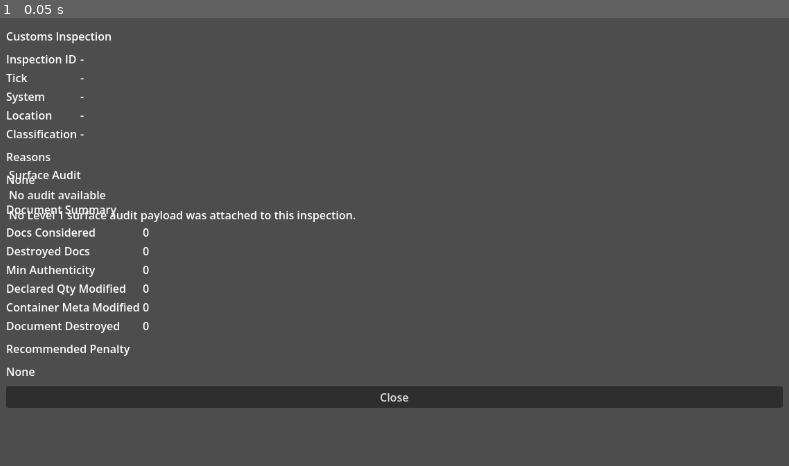
Above: before the commit, frame 1.
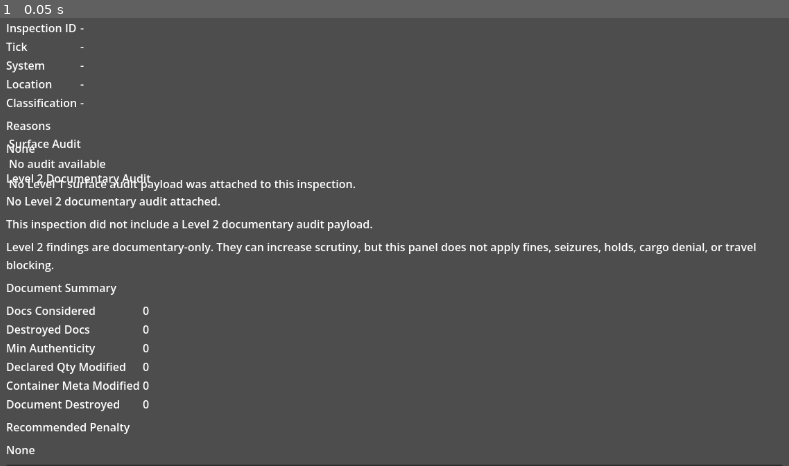
Above: after the commit, the same moment.

Repository: DKyd/Tiny-Cormorant
Game: Godot game, scene res://scenes/ui/CustomsInspectionPanel.tscn
Same seed, same stepped clock (60 frames per second), same inputs: the game is played once before the commit and once after it. This scene is started directly instead of the project's main scene.
Inputs:
- Up to frame 1 (0.05 s): no input

The runs differ from the first frame. In frame 1, 11% of the frame differs, in the area x 0-100%, y 1-100%.

Commit message:
issue-0123: Surface Level 2 audit details in inspection UI

Diff:
--- a/scenes/ui/CustomsInspectionPanel.tscn
+++ b/scenes/ui/CustomsInspectionPanel.tscn
@@ -88,6 +88,25 @@
 [node name="SurfaceAuditPanel" parent="MarginContainer/VBoxContainer" instance=ExtResource("2_surface")]
 layout_mode = 2
 
+[node name="Level2AuditLabel" type="Label" parent="MarginContainer/VBoxContainer"]
+layout_mode = 2
+text = "Level 2 Documentary Audit"
+
+[node name="Level2AuditStatus" type="Label" parent="MarginContainer/VBoxContainer"]
+layout_mode = 2
+text = "No Level 2 documentary audit attached."
+
+[node name="Level2AuditFindings" type="RichTextLabel" parent="MarginContainer/VBoxContainer"]
+layout_mode = 2
+fit_content = true
+scroll_active = false
+text = "No Level 2 documentary audit attached."
+
+[node name="Level2AuditBoundary" type="Label" parent="MarginContainer/VBoxContainer"]
+layout_mode = 2
+autowrap_mode = 3
+text = "Level 2 findings are documentary-only. They can increase scrutiny, but this panel does not apply fines, seizures, holds, cargo denial, or travel blocking."
+
 [node name="DocSummaryLabel" type="Label" parent="MarginContainer/VBoxContainer"]
 layout_mode = 2
 text = "Document Summary"
--- a/scripts/ui/CustomsInspectionPanel.gd
+++ b/scripts/ui/CustomsInspectionPanel.gd
@@ -10,6 +10,8 @@
 @onready var classification_value: Label = $MarginContainer/VBoxContainer/MetaGrid/ClassificationValue
 @onready var reasons_text: RichTextLabel = $MarginContainer/VBoxContainer/ReasonsText
 @onready var surface_audit_panel: SurfaceAuditPanel = $MarginContainer/VBoxContainer/SurfaceAuditPanel
+@onready var level2_audit_status: Label = $MarginContainer/VBoxContainer/Level2AuditStatus
+@onready var level2_audit_findings: RichTextLabel = $MarginContainer/VBoxContainer/Level2AuditFindings
 @onready var docs_considered_value: Label = $MarginContainer/VBoxContainer/DocSummaryGrid/DocsConsideredValue
 @onready var destroyed_docs_value: Label = $MarginContainer/VBoxContainer/DocSummaryGrid/DestroyedDocsValue
 @onready var min_authenticity_value: Label = $MarginContainer/VBoxContainer/DocSummaryGrid/MinAuthenticityValue
@@ -23,6 +25,7 @@
 func _ready() -> void:
 	title_label.text = "Customs Inspection"
 	reasons_text.bbcode_enabled = false
+	level2_audit_findings.bbcode_enabled = false
 	if close_button and not close_button.pressed.is_connected(_on_close_pressed):
 		close_button.pressed.connect(_on_close_pressed)
 	_set_empty_report()
@@ -42,6 +45,7 @@
 	reasons_text.text = _format_reasons(report.get("reasons", []))
 	if surface_audit_panel:
 		surface_audit_panel.set_audit(report.get("level1_audit", {}))
+	_set_level2_audit(report.get("level2_audit", null))
 
 	var doc_summary: Dictionary = report.get("doc_summary", {})
 	docs_considered_value.text = str(doc_summary.get("num_docs_considered", 0))
@@ -65,6 +69,7 @@
 	reasons_text.text = "None"
 	if surface_audit_panel:
 		surface_audit_panel.set_audit({})
+	_set_level2_audit(null)
 	docs_considered_value.text = "0"
 	destroyed_docs_value.text = "0"
 	min_authenticity_value.text = "0"
@@ -110,5 +115,117 @@
 	]
 
 
+func _set_level2_audit(level2_variant) -> void:
+	if not (level2_variant is Dictionary):
+		level2_audit_status.text = "No Level 2 documentary audit attached."
+		level2_audit_findings.text = "This inspection did not include a Level 2 documentary audit payload."
+		return
+
+	var level2: Dictionary = level2_variant
+	if level2.is_empty():
+		level2_audit_status.text = "No Level 2 documentary audit attached."
+		level2_audit_findings.text = "This inspection did not include a Level 2 documentary audit payload."
+		return
+
+	var classification_raw: String = String(level2.get("classification", "")).strip_edges().to_lower()
+	if classification_raw == "":
+		level2_audit_status.text = "Level 2 documentary audit unavailable."
+		level2_audit_findings.text = "Level 2 payload was attached, but its outcome was missing or malformed."
+		return
+
+	level2_audit_status.text = "Outcome: %s" % _format_level2_classification(classification_raw)
+	level2_audit_findings.text = _format_level2_findings(level2)
+
+
+func _format_level2_classification(classification: String) -> String:
+	match classification:
+		"clean":
+			return "Clean"
+		"suspicious":
+			return "Suspicious"
+		"invalid":
+			return "Invalid"
+		_:
+			return classification.capitalize()
+
+
+func _format_level2_findings(level2: Dictionary) -> String:
+	var findings_variant = level2.get("findings", null)
+	if findings_variant == null:
+		return "No Level 2 findings payload was attached."
+	if not (findings_variant is Array):
+		return "Level 2 findings were present but malformed."
+
+	var findings: Array = findings_variant
+	if findings.is_empty():
+		return "No Level 2 documentary findings were reported."
+
+	var lines: Array[String] = []
+	for finding_variant in findings:
+		if not (finding_variant is Dictionary):
+			lines.append("- Finding payload was malformed.")
+			continue
+		var finding: Dictionary = finding_variant
+		lines.append(_format_level2_finding(finding))
+
+	if lines.is_empty():
+		return "No Level 2 documentary findings were reported."
+	return "\n".join(lines)
+
+
+func _format_level2_finding(finding: Dictionary) -> String:
+	var code: String = String(finding.get("invariant_id", finding.get("code", ""))).strip_edges()
+	if code == "":
+		code = "L2-UNKNOWN"
+
+	var severity: String = String(finding.get("severity", "")).strip_edges().to_lower()
+	var status: String = String(finding.get("status", "")).strip_edges().to_lower()
+	var message: String = String(finding.get("message", finding.get("summary", ""))).strip_edges()
+	if message == "":
+		message = "No finding summary provided."
+
+	var prefix: String = "- %s" % code
+	var tags: Array[String] = []
+	if severity != "":
+		tags.append(severity.capitalize())
+	if status != "":
+		tags.append(status.replace("_", " ").capitalize())
+	if not tags.is_empty():
+		prefix = "%s (%s)" % [prefix, ", ".join(tags)]
+
+	var detail_suffix: String = _format_level2_finding_details(finding.get("details", null))
+	if detail_suffix != "":
+		return "%s: %s %s" % [prefix, message, detail_suffix]
+	return "%s: %s" % [prefix, message]
+
+
+func _format_level2_finding_details(details_variant) -> String:
+	if not (details_variant is Dictionary):
+		return ""
+
+	var details: Dictionary = details_variant
+	if details.is_empty():
+		return ""
+
+	var parts: Array[String] = []
+	var reason: String = String(details.get("reason", "")).strip_edges()
+	if reason != "":
+		parts.append("Reason: %s." % reason.replace("_", " "))
+
+	var missing_inputs_variant = details.get("missing_inputs", null)
+	if missing_inputs_variant is Array and not (missing_inputs_variant as Array).is_empty():
+		var missing_parts: Array[String] = []
+		for item_variant in missing_inputs_variant:
+			var item: String = String(item_variant).strip_edges()
+			if item != "":
+				missing_parts.append(item)
+		if not missing_parts.is_empty():
+			parts.append("Missing inputs: %s." % ", ".join(missing_parts))
+
+	if parts.is_empty():
+		return ""
+	return "[%s]" % " ".join(parts)
+
+
 func _on_close_pressed() -> void:
 	emit_signal("close_requested")
Not shown, changed: codex/runs/ACTIVE_RUN.txt
Not shown, added: codex/runs/issue-0123-surface-level-2-audit-details-in-inspection-ui/job.md
Not shown, added: codex/runs/issue-0123-surface-level-2-audit-details-in-inspection-ui/results.md
